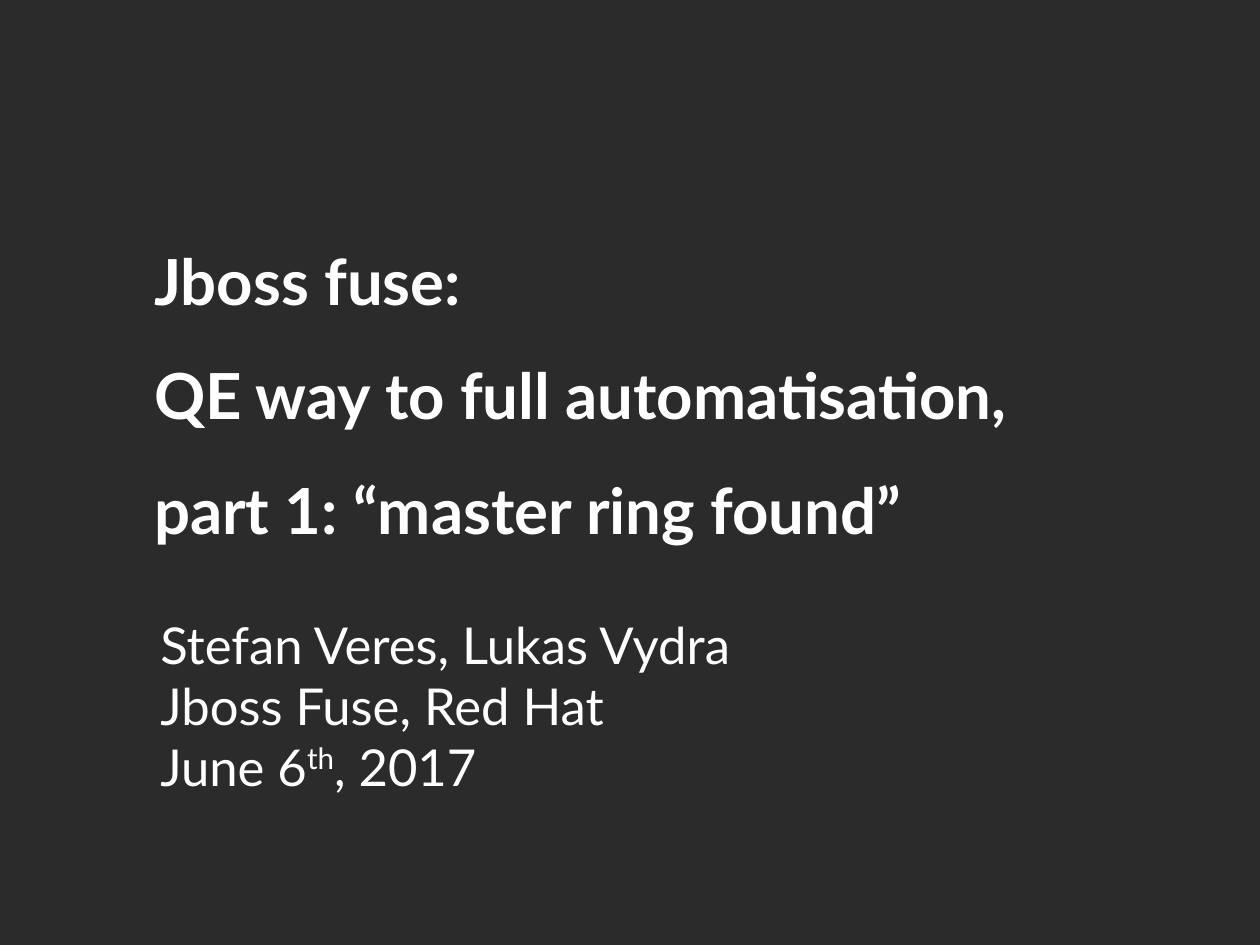
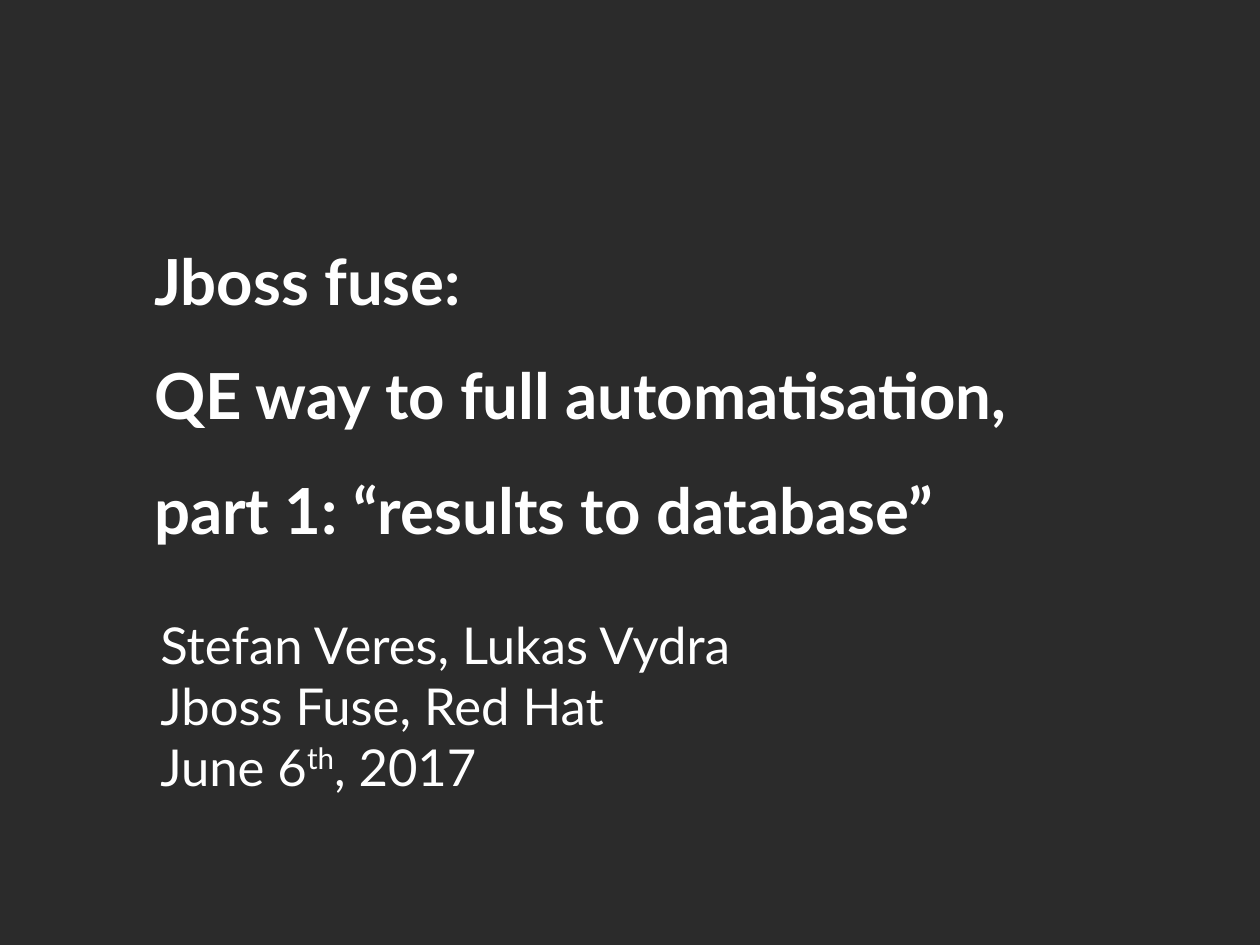
Before and after one commit to Stefan365/pred, a slide deck: slide 1 of saving_testresults_vyd.odp. Drawn at 1260x945 pixels with LibreOffice and Linux fonts; fonts in the diff are those of the drawing; background and template pictures are left out; a plain dark background stands for a picture behind light text. Boxes give left, top, right and bottom in pixels: in the first picture for what was removed or moved away, otherwise in the second. Text is boxed around its words. In the diff, an @@ line names an element or a change of style, - is before the commit and + after.

```diff
--- a/saving_testresults_vyd.odp
+++ b/saving_testresults_vyd.odp
@@ text at [154, 484, 933, 545]: text changed @@
-part 1: “master ring found”
+part 1: “results to database”
```
Also in this commit, not shown: 2 other slides changed, 1 slide removed, 5 other files.
